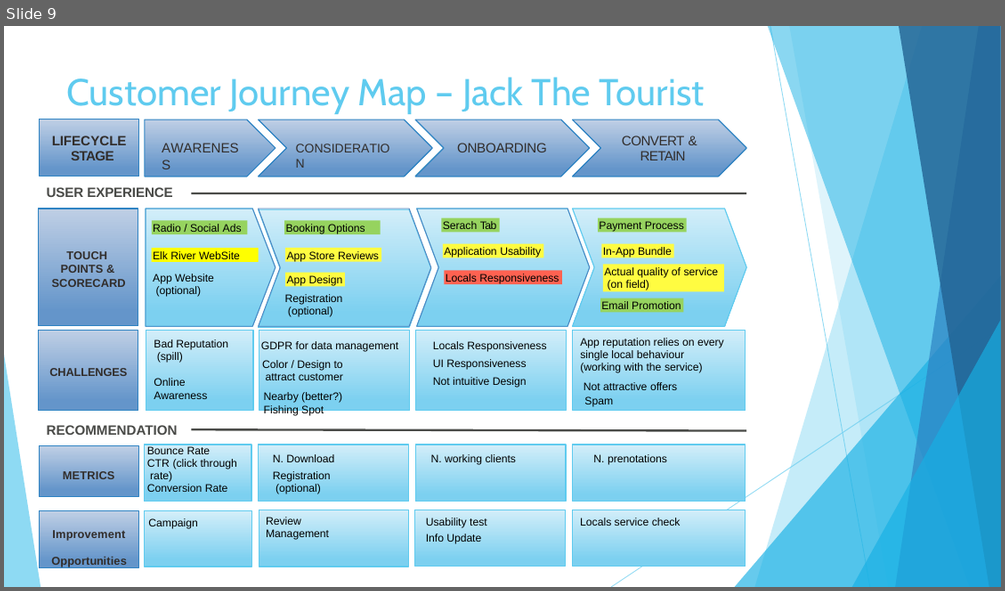
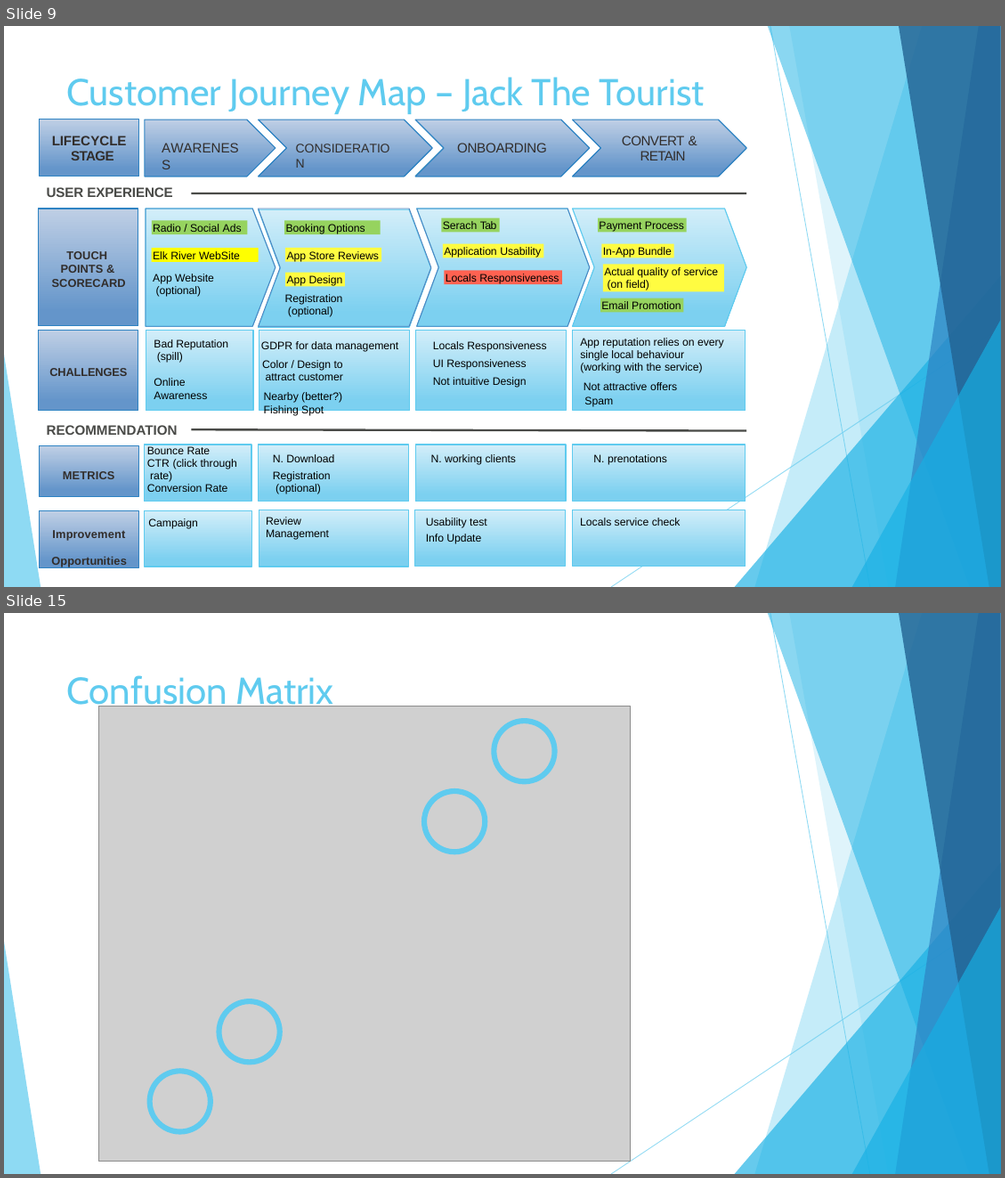
Before and after one commit to Riccardo95Facchini/DIL-2019, a slide deck: Presentation.pptx. Shown one above the other, each under a label of ours: slide 9 before the commit, slides 9 and 15 after it; the slides between them are not shown. The pictures are 1005x591 and 1005x1178 pixels, drawn with LibreOffice and Linux fonts; fonts in the diff are those of the drawing; grey boxes stand for pictures. Boxes give left, top, right and bottom in pixels: in the first picture for what was removed or moved away, otherwise in the second. Text is boxed around its words. In the diff, an @@ line names an element or a change of style, - is before the commit and + after.

```diff
--- a/Presentation.pptx
+++ b/Presentation.pptx
@@ slide 15 added at <box>4,613,1001,1174</box>, background #FFFFFF; not listed: 10 template elements that a slide beside it also shows @@
@@ title added at <box>67,675,333,713</box>, 36 pt, text #5FCBEF @@
+Confusion Matrix
@@ picture added at <box>98,706,630,1161</box> @@
@@ ellipse added at <box>494,721,554,781</box>, outline #5FCBEF 5.25 pt @@
@@ ellipse added at <box>424,791,485,852</box>, outline #5FCBEF 5.25 pt @@
@@ ellipse added at <box>219,1001,280,1062</box>, outline #5FCBEF 5.25 pt @@
@@ ellipse added at <box>150,1070,210,1131</box>, outline #5FCBEF 5.25 pt @@
```
Also in this commit, not shown: 5 slides changed, 12 other slides added, 1 slide removed.
